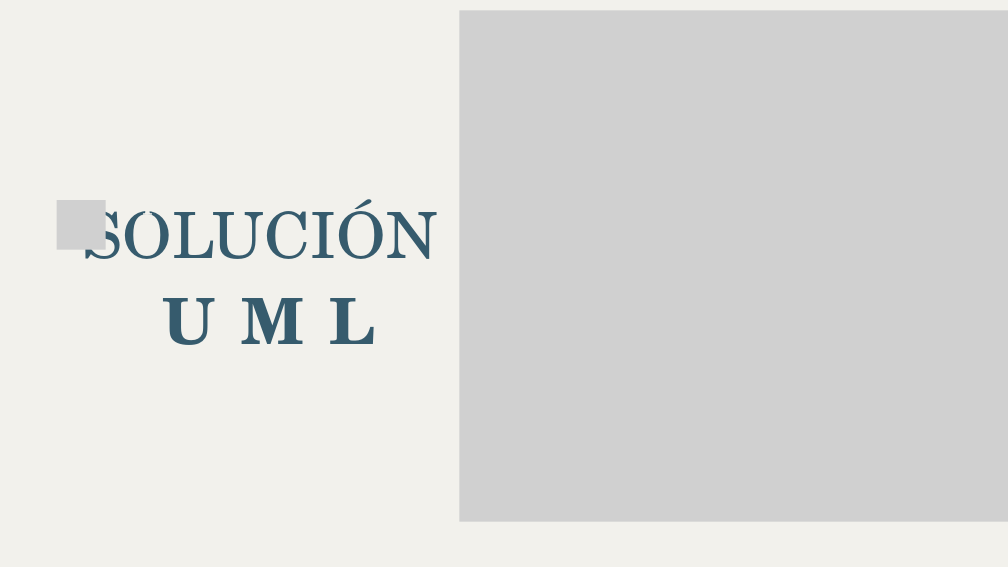
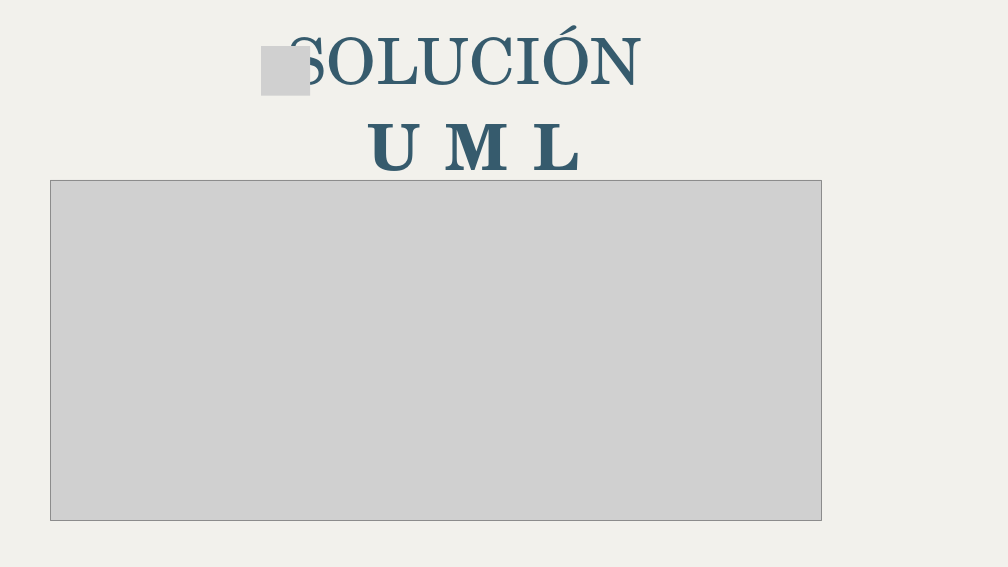
Before and after one commit to ProOrientadaObjetos-P-D-AA2025/aab1-25-proyecto-bimestral-1er-bim-grupal-JuanDaa0304, a slide deck: slide 5 of Proyecto Impuestos Anuales.pptx. Drawn at 1008x567 pixels with LibreOffice and Linux fonts; fonts in the diff are those of the drawing; grey boxes stand for pictures. Boxes give left, top, right and bottom in pixels: in the first picture for what was removed or moved away, otherwise in the second. Text is boxed around its words. In the diff, an @@ line names an element or a change of style, - is before the commit and + after.

```diff
--- a/Proyecto Impuestos Anuales.pptx
+++ b/Proyecto Impuestos Anuales.pptx
@@ text "SOLUCIÓN" rewrapped from [82,199,438,345] to [287,25,643,181] @@
@@ picture removed at [459,11,1008,522] @@
@@ picture: place and size @@
-picture at [56,200,105,249]
+picture at [261,46,310,96]
@@ picture added at [50,180,821,521] @@
```
Also in this commit, not shown: 3 other slides changed, 4 other files.
